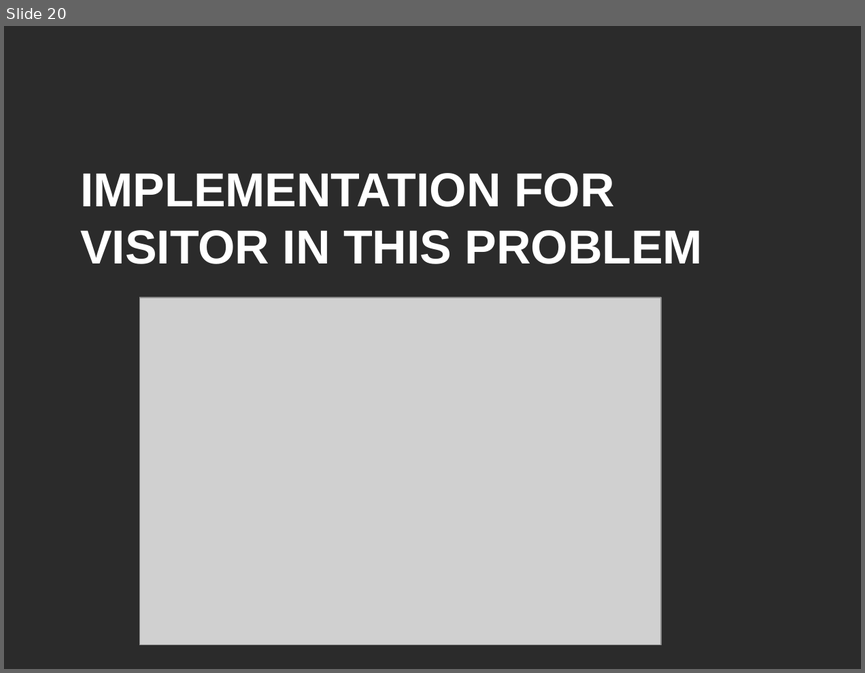
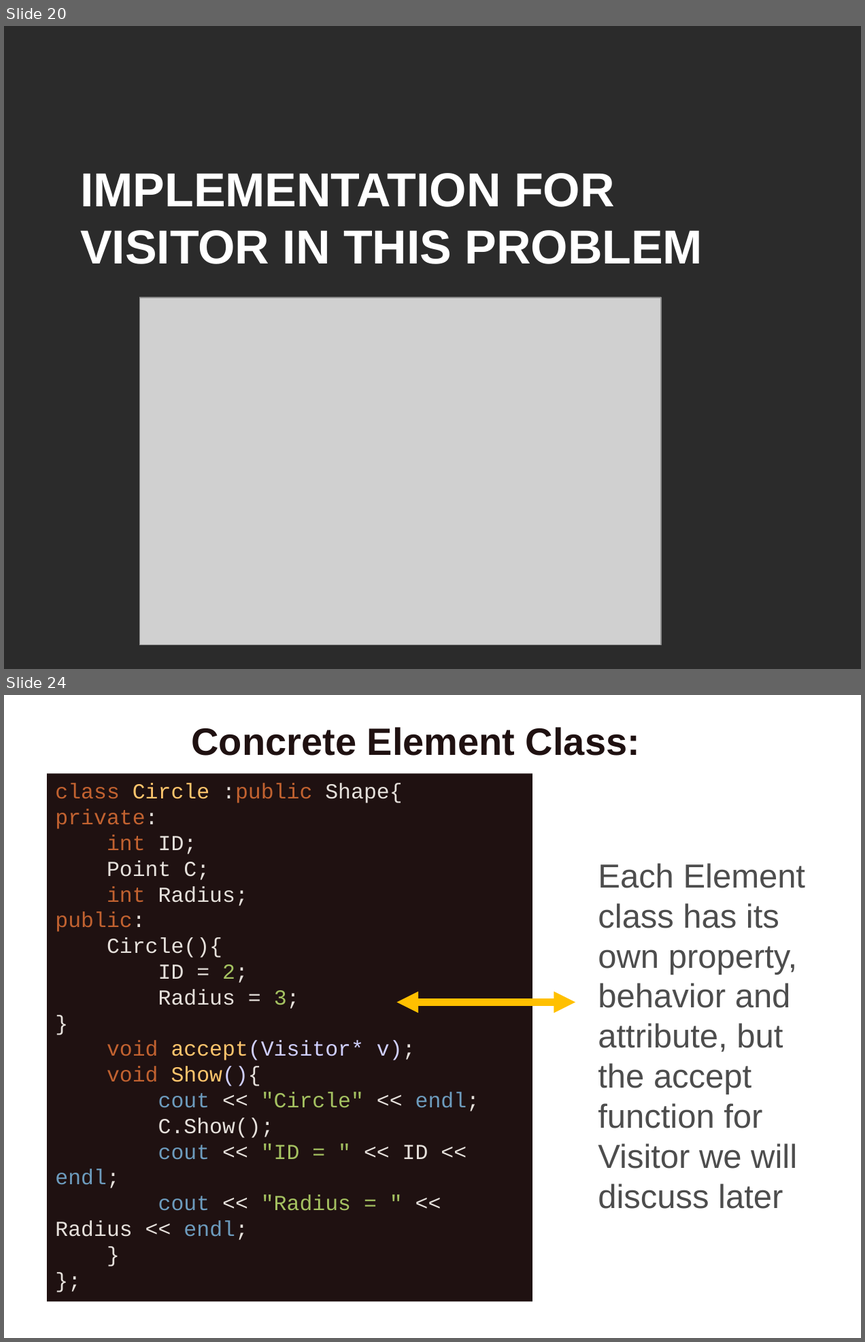
Before and after one commit to VThanhPhuc/CS202-Group-9, a slide deck: Design Pattern.pptx. Shown one above the other, each under a label of ours: slide 20 before the commit, slides 20 and 24 after it; the slides between them are not shown. The pictures are 865x673 and 865x1342 pixels, drawn with LibreOffice and Linux fonts; fonts in the diff are those of the drawing; grey boxes stand for pictures; background and template pictures are left out; a plain dark background stands for a picture behind light text. Boxes give left, top, right and bottom in pixels: in the first picture for what was removed or moved away, otherwise in the second. Text is boxed around its words. In the diff, an @@ line names an element or a change of style, - is before the commit and + after.

```diff
--- a/Design Pattern.pptx
+++ b/Design Pattern.pptx
@@ slide 24 added at (4, 695, 861, 1338), background picture (left out) @@
@@ title added at (192, 727, 640, 756), 32 pt, text #1F1111, bold @@
+Concrete Element Class:
@@ rectangle added at (47, 773, 532, 1301), fill #1F1111, 18 pt, text #E6E1DC @@
+class Circle :public Shape{
+private:
+int ID;
+Point C;
+int Radius;
+public:
+Circle(){
+ID = 2;
+Radius = 3;
+}
+void accept(Visitor* v);
+void Show(){
+cout << "Circle" << endl;
+C.Show();
+cout << "ID = " << ID << endl;
+cout << "Radius = " << Radius << endl;
+}
+};
@@ text added at (598, 863, 806, 1208), 28 pt, text #4D4D4D @@
+Each Element class has its own property, behavior and attribute, but the accept function for Visitor we will discuss later
@@ double arrow added from (575, 1002) to (396, 1002), #FFC000 6 pt @@
```
Also in this commit, not shown: 1 slide changed, 20 other slides added, 7 slides removed, 1 other file.
